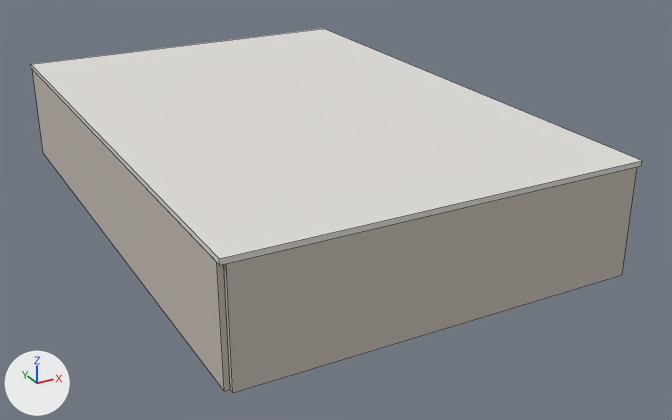
What one commit did to the Blender file tools/blender/demos/mirrors.blend.
The view is the same before and after, from a camera (50 mm lens) standing at (-16.7, -34.6, 16.5) and looking at (1.3, -1.8, 0.1). The lights are fixed; the arrows at lower left show +X, +Y and +Z. The first picture is the older version. Mesh edges are drawn as thin lines.

Names of what the first picture shows: 'Ceiling', 'WallLeft', 'WallNear'.
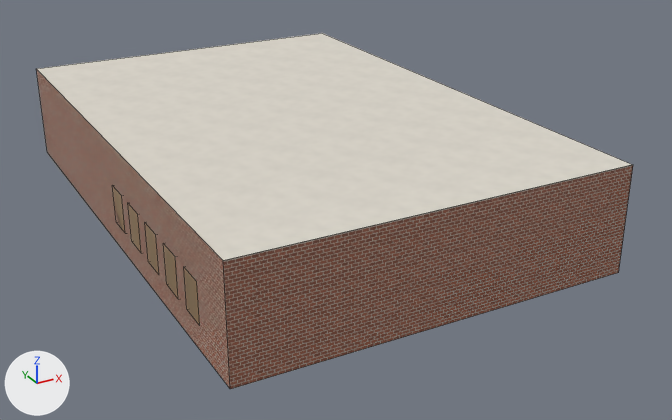
The change, as a diff of the scene's bpy script:
```diff
--- a/tools/blender/demos/mirrors.blend.py
+++ b/tools/blender/demos/mirrors.blend.py
@@ mat_plaster @@
 mat_plaster = bpy.data.materials.new('Plaster')
-# nodes: BsdfPrincipled, OutputMaterial
-# colours: light grey #e1deda
+# nodes: BsdfPrincipled, NormalMap, OutputMaterial, SeparateColor, TexImage x3
+# uses the picture img_plastercolour
+# uses the picture img_plastermetalrough
+# uses the picture img_plasternormal
@@ mat_bronze @@
+mat_bronze = bpy.data.materials.new('Bronze')
+# uses the picture img_bronzecolour
+# uses the picture img_bronzemetalrough
+# uses the picture img_bronzenormal
@@ mat_brick @@
+mat_brick = bpy.data.materials.new('Brick')
+# uses the picture img_brickcolour
+# uses the picture img_brickmetalrough
+# uses the picture img_bricknormal
@@ me_cube_002 @@
 me_cube_002.from_pydata(...)  # 8 vertices, 6 faces; spans x -0.5..0.5, y -0.5..0.5, z -0.5..0.5
-me_cube_002.materials.append(mat_stone)  # light grey #c4bcb3
+me_cube_002.materials.append(mat_bronze)
@@ me_cube_003 @@
 me_cube_003.from_pydata(...)  # 8 vertices, 6 faces; spans x -0.5..0.5, y -0.5..0.5, z -0.5..0.5
-me_cube_003.materials.append(mat_stone)  # light grey #c4bcb3
+me_cube_003.materials.append(mat_bronze)
@@ me_cube_004 @@
 me_cube_004.from_pydata(...)  # 8 vertices, 6 faces; spans x -0.5..0.5, y -0.5..0.5, z -0.5..0.5
-me_cube_004.materials.append(mat_stone)  # light grey #c4bcb3
+me_cube_004.materials.append(mat_bronze)
@@ me_cube_005 @@
 me_cube_005.from_pydata(...)  # 8 vertices, 6 faces; spans x -0.5..0.5, y -0.5..0.5, z -0.5..0.5
-me_cube_005.materials.append(mat_plaster)  # light grey #e1deda
+me_cube_005.materials.append(mat_bronze)
@@ me_plane_001 @@
 me_plane_001.from_pydata(...)  # 4 vertices, 1 face; spans x -0.5..0.5, y -0.5..0.5, z 0.0
-me_plane_001.materials.append(mat_silver)  # white #f9f9fa
+me_plane_001.materials.append(mat_brick)
@@ me_plane_002 @@
 me_plane_002.from_pydata(...)  # 4 vertices, 1 face; spans x -0.5..0.5, y -0.5..0.5, z 0.0
 # used by ob_corridormirror0; location = (-7.9, -9.0, 1.8); rotation_euler = (0.0, 1.571, 0.0), in degrees (0, 90, 0); scale = (1.0, 1.4, 1.0)
-me_plane_002.materials.append(mat_corridorglass)  # white #f3f6f9
+# me_plane_002 part 1: texture (UV) coordinates of 1 of 1 face, centred in x 0.0, y 0.0, z 0.0, changed; they spanned u 0.0..1.0, v 0.0..1.0 and now span u 0.0..24.0, v 0.0..4.4
+me_plane_002.materials.append(mat_brick)
@@ me_plane_004 @@
 me_plane_004.from_pydata(...)  # 4 vertices, 1 face; spans x -0.5..0.5, y -0.5..0.5, z 0.0
-me_plane_004.materials.append(mat_corridorglass)  # white #f3f6f9
+me_plane_004.materials.append(mat_plaster)
@@ me_cube_006 @@
 me_cube_006.from_pydata(...)  # 8 vertices, 6 faces; spans x -0.5..0.5, y -0.5..0.5, z -0.5..0.5
-me_cube_006.materials.append(mat_rim)  # white #e7e5dd
+me_cube_006.materials.append(mat_bronze)
@@ ob_wallfar @@
-ob_wallfar = bpy.data.objects.new('WallFar', me_cube_001)
+ob_wallfar = bpy.data.objects.new('WallFar', me_plane)
 ob_wallfar.location = (0.0, 12.1, 2.2)
@@ ob_wallnear @@
-ob_wallnear = bpy.data.objects.new('WallNear', me_cube_002)
-ob_wallnear.location = (0.0, -12.1, 2.2)
-ob_wallnear.scale = (16.0, 0.2, 4.4)
+ob_wallnear = bpy.data.objects.new('WallNear', me_plane_001)
+ob_wallnear.location = (0.0, -12.0, 2.2)
+ob_wallnear.rotation_euler = (1.571, 0.0, 3.142)  # degrees (90, 0, 180)
+ob_wallnear.scale = (16.0, 4.4, 1.0)
@@ ob_wallleft @@
-ob_wallleft = bpy.data.objects.new('WallLeft', me_cube_003)
-ob_wallleft.location = (-8.1, 0.0, 2.2)
-ob_wallleft.scale = (0.2, 24.0, 4.4)
+ob_wallleft = bpy.data.objects.new('WallLeft', me_plane_002)
+ob_wallleft.location = (-8.0, 0.0, 2.2)
+ob_wallleft.rotation_euler = (1.571, 0.0, 1.571)  # degrees (90, 0, 90)
+ob_wallleft.scale = (24.0, 4.4, 1.0)
@@ ob_ceiling @@
-ob_ceiling = bpy.data.objects.new('Ceiling', me_cube_005)
-ob_ceiling.location = (0.0, 0.0, 4.5)
-ob_ceiling.scale = (16.4, 24.4, 0.2)
+ob_ceiling = bpy.data.objects.new('Ceiling', me_plane_004)
+ob_ceiling.location = (0.0, 0.0, 4.4)
+ob_ceiling.rotation_euler = (3.142, 0.0, 0.0)  # degrees (180, 0, 0)
+ob_ceiling.scale = (16.0, 24.0, 1.0)
@@ ob_corridorframe4 @@
+ob_corridorframe4 = bpy.data.objects.new('CorridorFrame4', me_cube_006)
+ob_corridorframe4.location = (-7.96, -1.0, 1.8)
+ob_corridorframe4.scale = (0.08, 1.2, 1.6)
@@ ob_corridorframe3 @@
+ob_corridorframe3 = bpy.data.objects.new('CorridorFrame3', me_cube_005)
+ob_corridorframe3.location = (-7.96, -3.0, 1.8)
+ob_corridorframe3.scale = (0.08, 1.2, 1.6)
@@ ob_corridorframe2 @@
+ob_corridorframe2 = bpy.data.objects.new('CorridorFrame2', me_cube_004)
+ob_corridorframe2.location = (-7.96, -5.0, 1.8)
+ob_corridorframe2.scale = (0.08, 1.2, 1.6)
@@ ob_corridorframe1 @@
+ob_corridorframe1 = bpy.data.objects.new('CorridorFrame1', me_cube_003)
+ob_corridorframe1.location = (-7.96, -7.0, 1.8)
+ob_corridorframe1.scale = (0.08, 1.2, 1.6)
@@ ob_corridorframe0 @@
+ob_corridorframe0 = bpy.data.objects.new('CorridorFrame0', me_cube_002)
+ob_corridorframe0.location = (-7.96, -9.0, 1.8)
+ob_corridorframe0.scale = (0.08, 1.2, 1.6)
```

Changed parts and their boxes (x1, y1, x2, y2) in the pictures (672 x 420 px):
'Ceiling', surface changed, recoloured, reshaped, moved, turned, rescaled: before (31, 29, 642, 265); after (37, 33, 632, 261)
'WallNear', recoloured, reshaped, moved, turned, rescaled: before (224, 167, 637, 393); after (223, 165, 633, 389)
'WallLeft', recoloured, surface changed, reshaped, moved, turned, rescaled: before (32, 70, 230, 391); after (36, 69, 230, 388)
'CorridorFrame0', added (brown): after (184, 268, 200, 325)
'CorridorFrame1', added (brown): after (163, 244, 178, 298)
'CorridorFrame2', added: after (145, 223, 159, 275)
'CorridorFrame3', added: after (128, 204, 141, 252)
'CorridorFrame4', added: after (112, 185, 125, 232)
part 1 of me_plane_002, surface changed (brown): after (36, 69, 230, 388)
